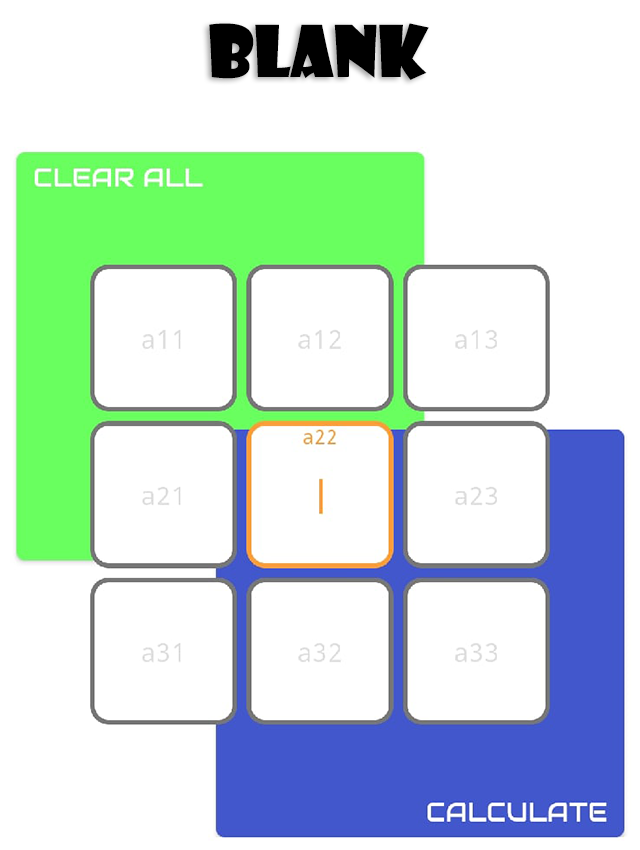
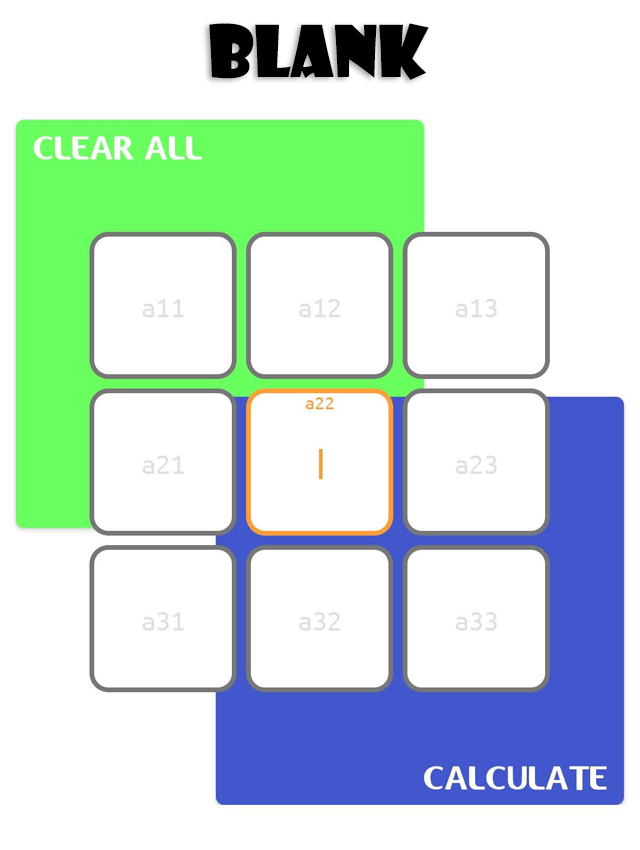
Layers edited between the first and the second 640 × 850 image:
renamed "Слой 0" to "Слой 1", painted on it over [9, 119, 631, 841]
